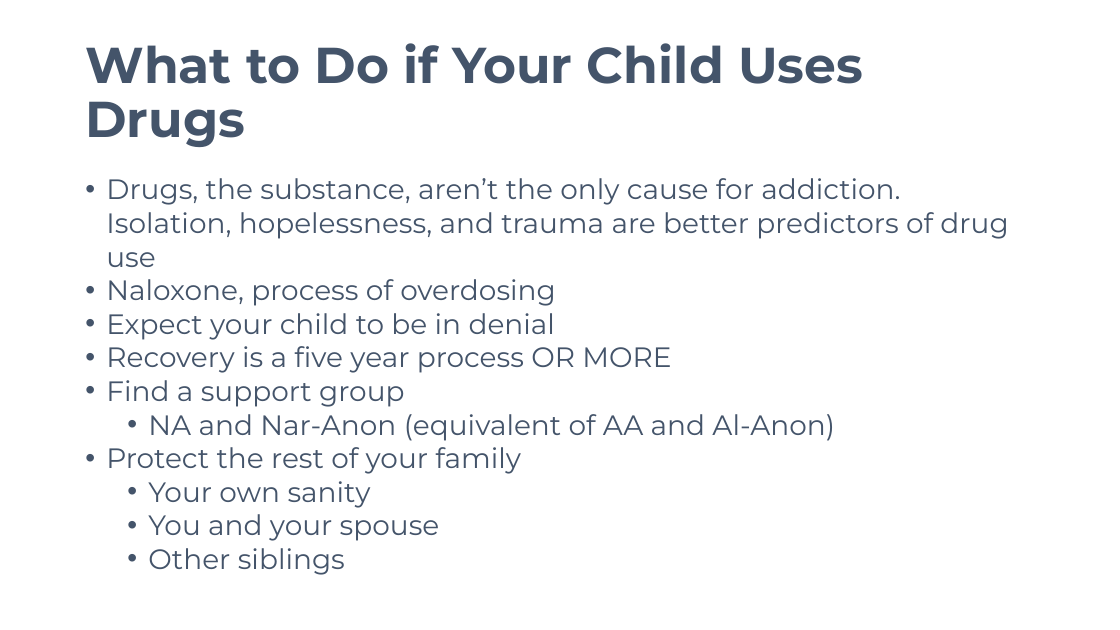
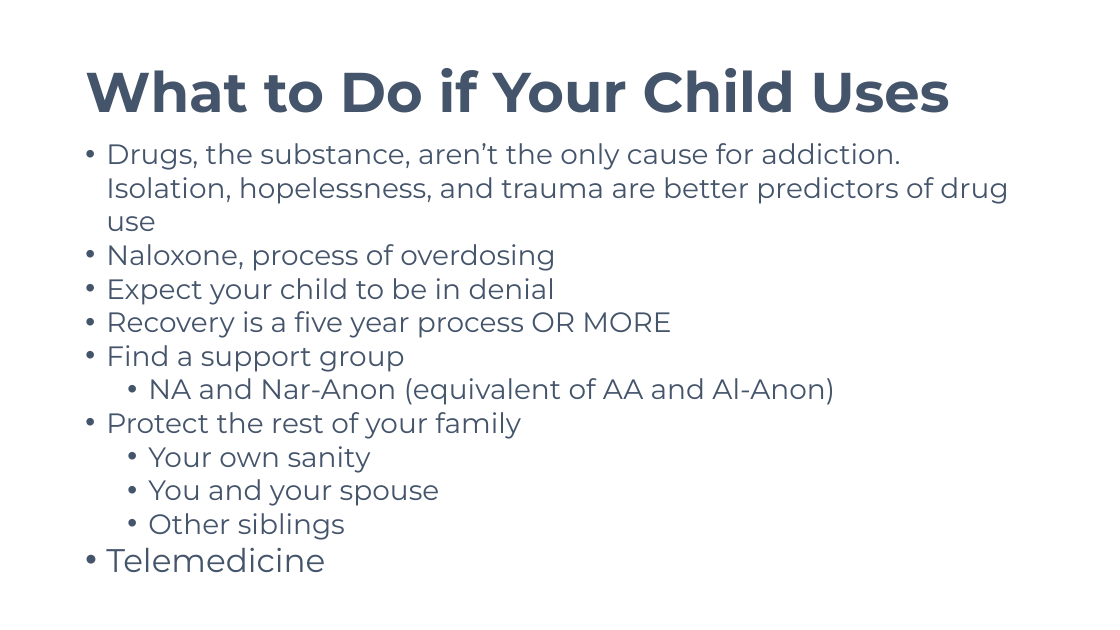
Before and after one commit to avifarah/Know-the-signs-when-and-how-talk-about-drugs, a slide deck: slide 11 of Know the Signs_When and How to Talk about Drugs.pptx. Drawn at 1120x630 pixels with LibreOffice and Linux fonts; fonts in the diff are those of the drawing. Boxes give left, top, right and bottom in pixels: in the first picture for what was removed or moved away, otherwise in the second. Text is boxed around its words. In the diff, an @@ line names an element or a change of style, - is before the commit and + after.

Commit message:
2022 01 09

```diff
--- a/Know the Signs_When and How to Talk about Drugs.pptx
+++ b/Know the Signs_When and How to Talk about Drugs.pptx
@@ title at (x1=85, y1=68, x2=950, y2=113): text changed; size 43.2 to 48 pt @@
-What to Do if Your Child Uses Drugs
+What to Do if Your Child Uses
@@ text "Drugs, the substance, aren’t the ..." moved from (x1=106, y1=178, x2=1008, y2=575) to (x1=106, y1=143, x2=1008, y2=572) @@
@@ text at (x1=106, y1=547, x2=325, y2=572): paragraph added @@
+• Telemedicine
```
Also in this commit, not shown: 1 other slide changed.
